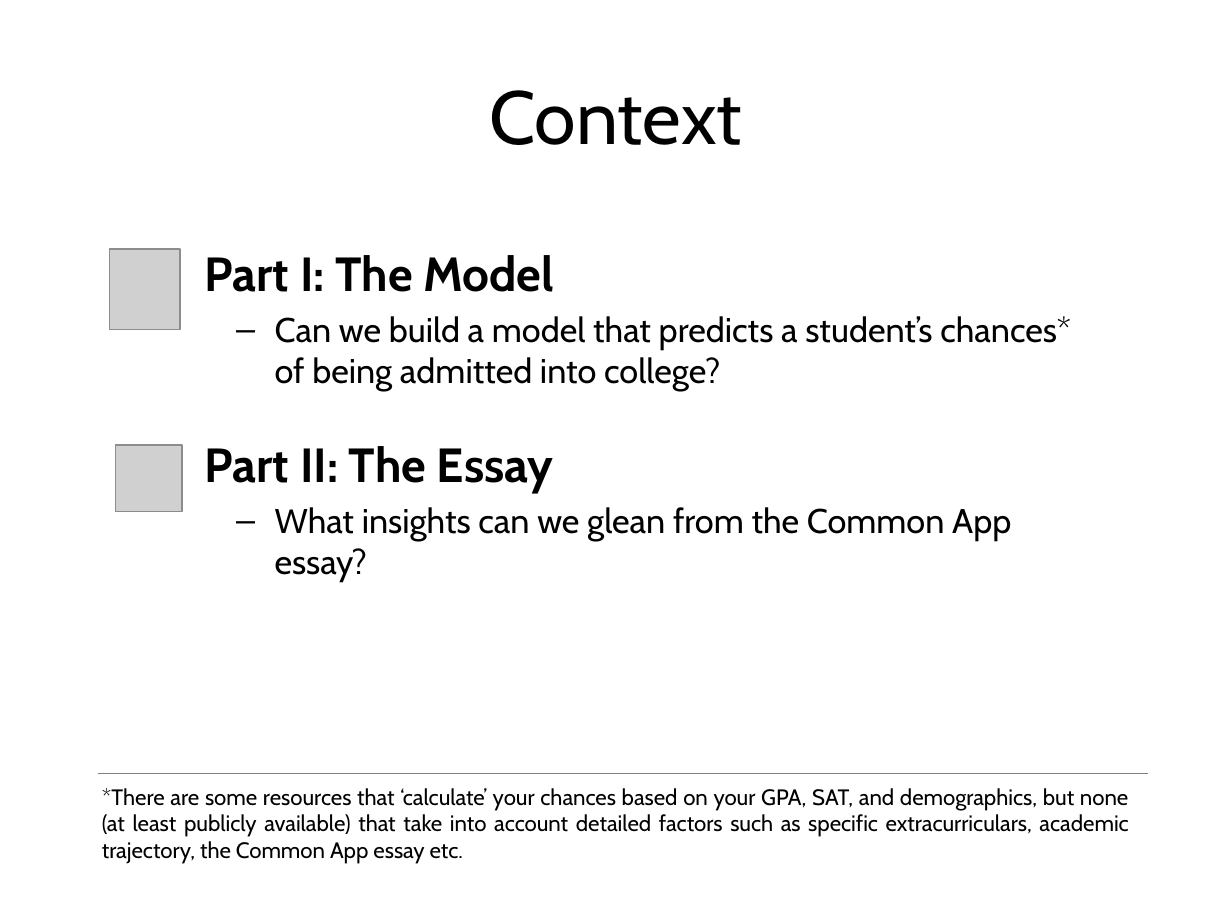
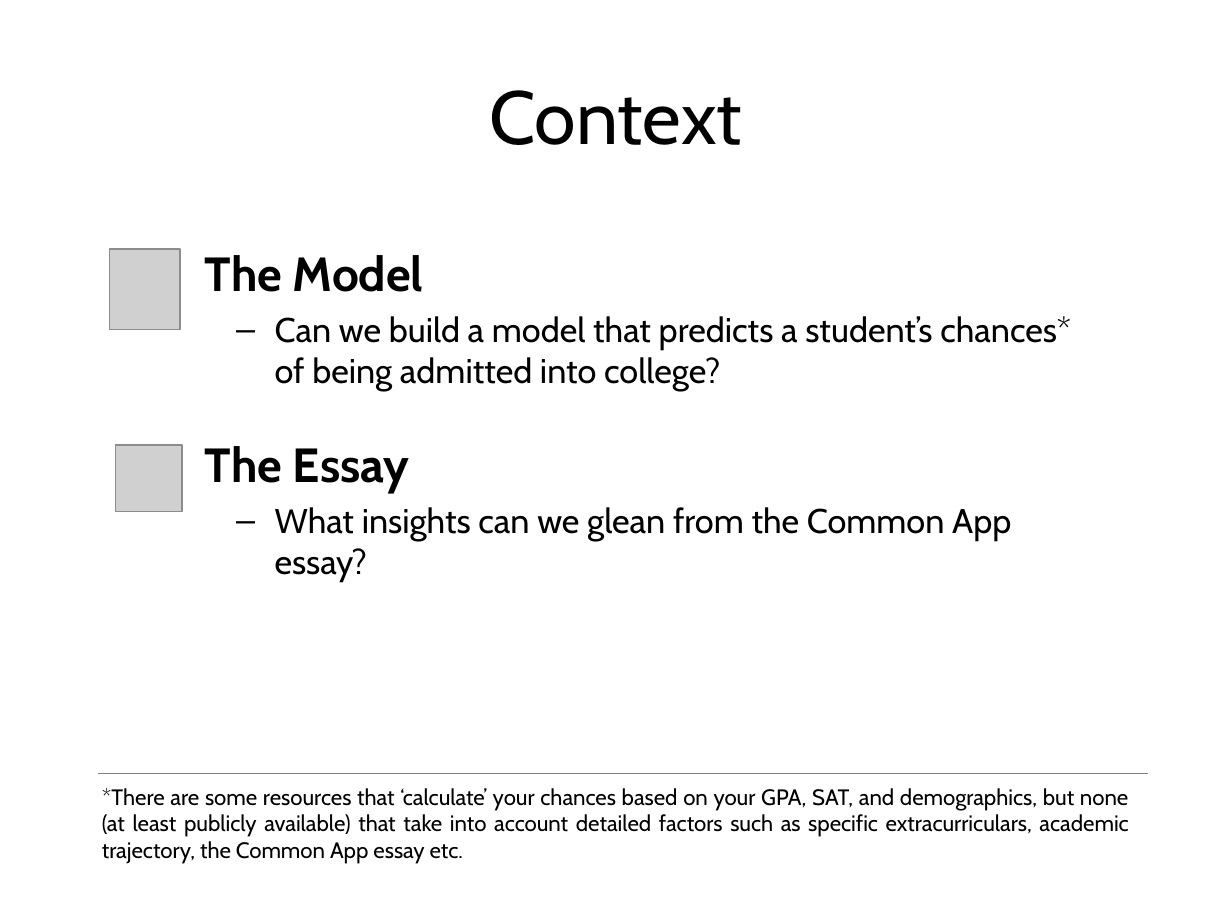
Before and after one commit to yungmsh/mining_the_common_app, a slide deck: slide 2 of presentation/MikeYung_Presentation_v1.pptx. Drawn at 1232x924 pixels with LibreOffice and Linux fonts; fonts in the diff are those of the drawing; grey boxes stand for pictures; background and template pictures are left out. Boxes give left, top, right and bottom in pixels: in the first picture for what was removed or moved away, otherwise in the second. Text is boxed around its words. In the diff, an @@ line names an element or a change of style, - is before the commit and + after.

```diff
--- a/presentation/MikeYung_Presentation_v1.pptx
+++ b/presentation/MikeYung_Presentation_v1.pptx
@@ text at [205,255,424,292]: text changed @@
-Part I: The Model
+The Model
@@ text at [205,446,409,493]: text changed @@
-  Part II: The Essay
+  The Essay
```
Also in this commit, not shown: 3 other slides changed, 2 slides removed, 2 other files.
